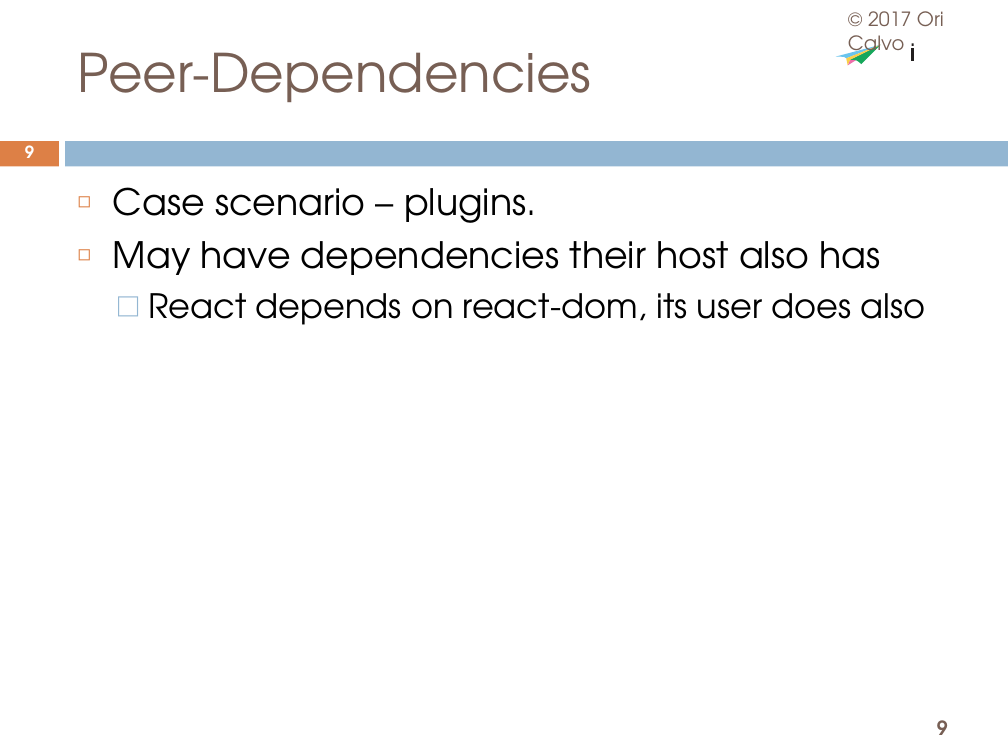
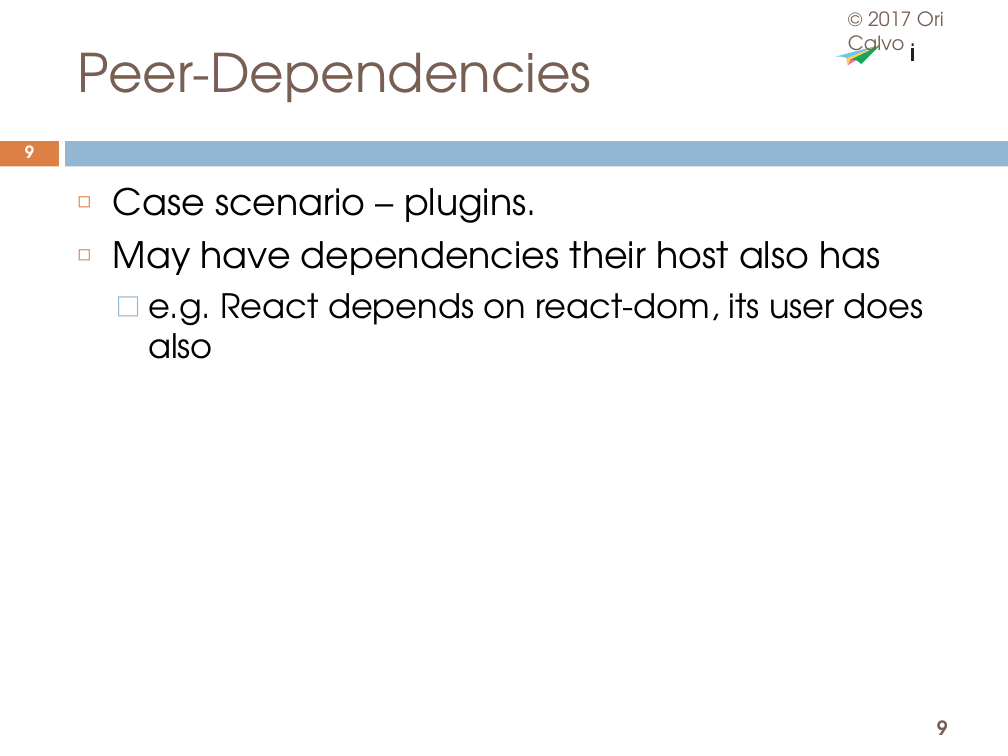
Before and after one commit to oricalvo/course-nodejs, a slide deck: slide 9 of 02 Package Management.pptx. Drawn at 1008x756 pixels with LibreOffice and Linux fonts; fonts in the diff are those of the drawing; background and template pictures are left out. Boxes give left, top, right and bottom in pixels: in the first picture for what was removed or moved away, otherwise in the second. Text is boxed around its words. In the diff, an @@ line names an element or a change of style, - is before the commit and + after.

```diff
--- a/02 Package Management.pptx
+++ b/02 Package Management.pptx
@@ text at <box>148,293,924,359</box>: text changed @@
-  ⬜ React depends on react-dom, its user does also
+  ⬜ e.g. React depends on react-dom, its user does also
```
Also in this commit, not shown: 4 other slides changed.
